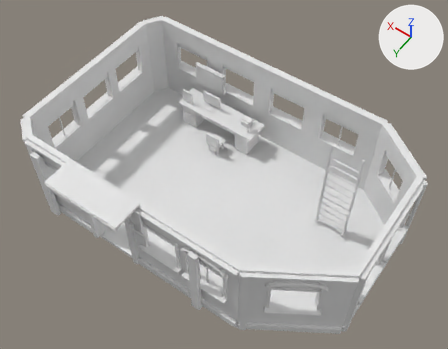
Two versions of the OBJ model assets/tts/vanta-freeport-architecture-r2/customs-s1.obj, one commit apart.
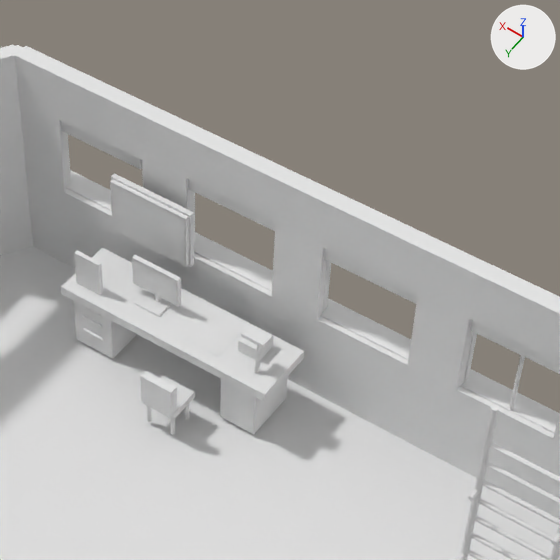
There are two pictures of each version: one whole from a camera (50 mm lens) standing at (-6.37, 8.31, 14.3) and looking at (-0.62, 0.27, 1.67), one close up on the part from 35% to 79% of the width and 0% to 57% of the height. Arrows for +X, +Y and +Z are at upper right; the lights stay in place. The older version's two pictures come first. Where no turn or scale is listed for an object, it has been applied to the vertices.

Names of what the first close-up shows: 'customs-s1'.
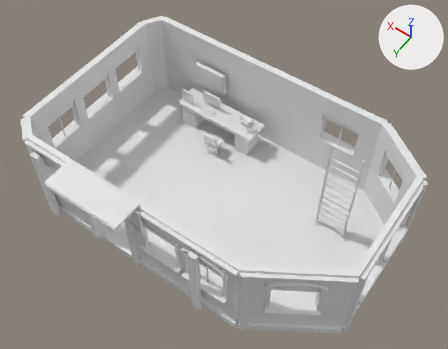
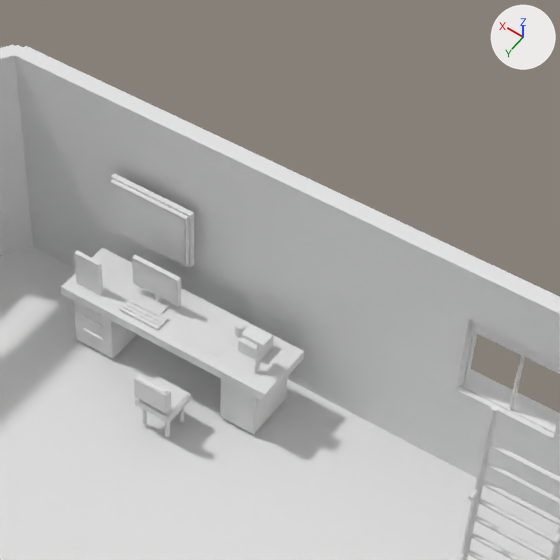
Location of each change, [x1, y1, x2, y2] in pixels of the close-ups (560 x 560 px; the box of a moved part takes in the faces that stretch with it):
part 1 of me_customs_s1, added
    after: [120, 298, 168, 331]
part 2 of me_customs_s1, added
    after: [235, 320, 248, 338]
part 3 of me_customs_s1, moved or reshaped (not visible afterwards)
    before: [185, 404, 189, 419]
part 4 of me_customs_s1, moved or reshaped (not visible afterwards)
    before: [147, 406, 152, 422]
part 5 of me_customs_s1, rebuilt
    before: [141, 375, 195, 420]
    after: [135, 376, 191, 423]
part 6 of me_customs_s1, deleted (mostly hidden)
    before: [61, 121, 418, 435]
part 7 of me_customs_s1, built on
    before: [15, 45, 487, 461]
    after: [134, 373, 189, 437]

The change in detail:
me_customs_s1 is used by ob_customs_s1; location (0.0, 0.0, 0.0).
me_customs_s1 had 2502 vertices, 4242 faces and spanned x -5.16..4.21, y -2.89..3.67, z -0.01..3.33.
me_customs_s1 now has 2531 vertices, 4222 faces and spans x -5.16..4.21, y -2.89..3.67, z -0.01..3.33.
me_customs_s1 part 1: a new loose piece, a box spanning x 1.216..1.706, y -1.905..-1.715, z 0.942..0.977.
me_customs_s1 part 2: a new loose piece, a 12-sided cylinder along z spanning x 0.41..0.55, y -2.26..-2.12, z 0.95..1.08.
me_customs_s1 part 3: the loose piece of 14 vertices spanning x 0.64..0.69, y -1.49..-1.44, z 0.16..0.5 is turned 88.2 degrees about the y axis through its middle and scaled by 0.201, then moved by (-0.27, -0.72, 0.66).
me_customs_s1 part 4: the loose piece of 14 vertices spanning x 0.94..0.99, y -1.23..-1.18, z 0.16..0.5 is multiplied about its middle by the matrix ((0.596, 0.0, 0.149), (0.149, 0.0, -0.596), (0.0, 0.614, 0.0)), then moved by (0.78, -1.07, 0.62).
me_customs_s1 part 5: the loose piece of 8 vertices spanning x 0.61..1.02, y -1.53..-1.15, z 0.47..0.55 is rebuilt with 8 vertices and now spans x 0.62..1.05, y -1.48..-1.08, z 0.47..0.56.
me_customs_s1 part 6: 18 loose pieces with 298 vertices, spanning x -1.4..3.3, y -2.89..-1.18, z 0.16..2.55, are deleted.
me_customs_s1 part 7: 64 vertices removed from x -1.28..3.17, y -2.73..-1.13, z 0.11..2.83; 147 vertices added at x 0.35..1.04, y -2.2..-1.06, z 0.16..1.08.
Other edits to the shape of me_customs_s1 do not show in these pictures.
